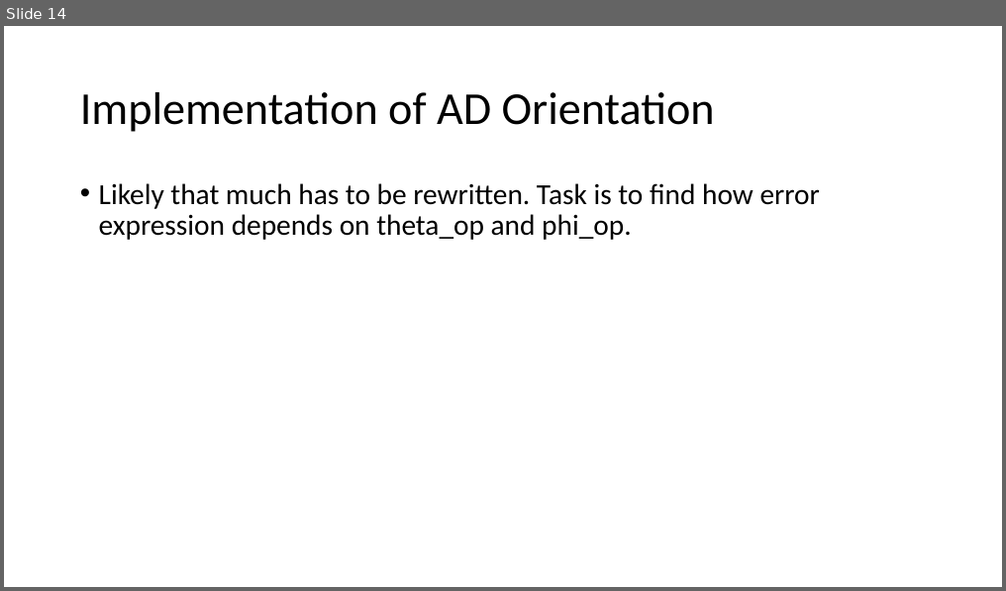
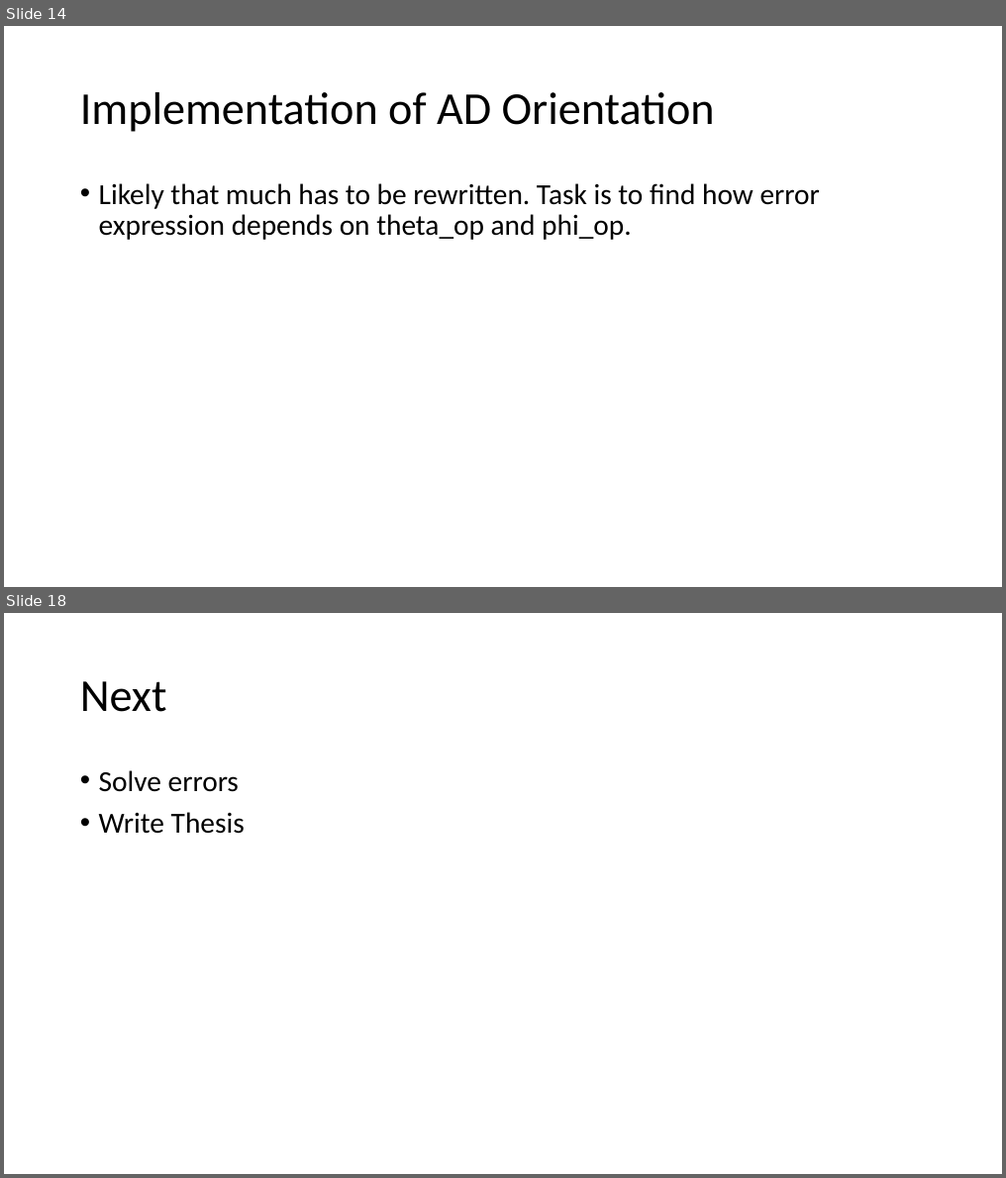
Before and after one commit to RubenDragland/XRD_CT, a slide deck: Doc/20220928 Pres AD Implementation.pptx. Shown one above the other, each under a label of ours: slide 14 before the commit, slides 14 and 18 after it; the slides between them are not shown. The pictures are 1006x591 and 1006x1178 pixels, drawn with LibreOffice and Linux fonts; fonts in the diff are those of the drawing. Boxes give left, top, right and bottom in pixels: in the first picture for what was removed or moved away, otherwise in the second. Text is boxed around its words. In the diff, an @@ line names an element or a change of style, - is before the commit and + after.

```diff
--- a/Doc/20220928 Pres AD Implementation.pptx
+++ b/Doc/20220928 Pres AD Implementation.pptx
@@ slide 18 added at (4, 613, 1002, 1174), background #FFFFFF @@
@@ title added at (80, 681, 167, 712), 44 pt, text #000000 @@
+Next
@@ text added at (99, 770, 245, 834), 28 pt, text #000000 @@
+• Solve errors
+• Write Thesis
```
Also in this commit, not shown: 9 other slides added.
